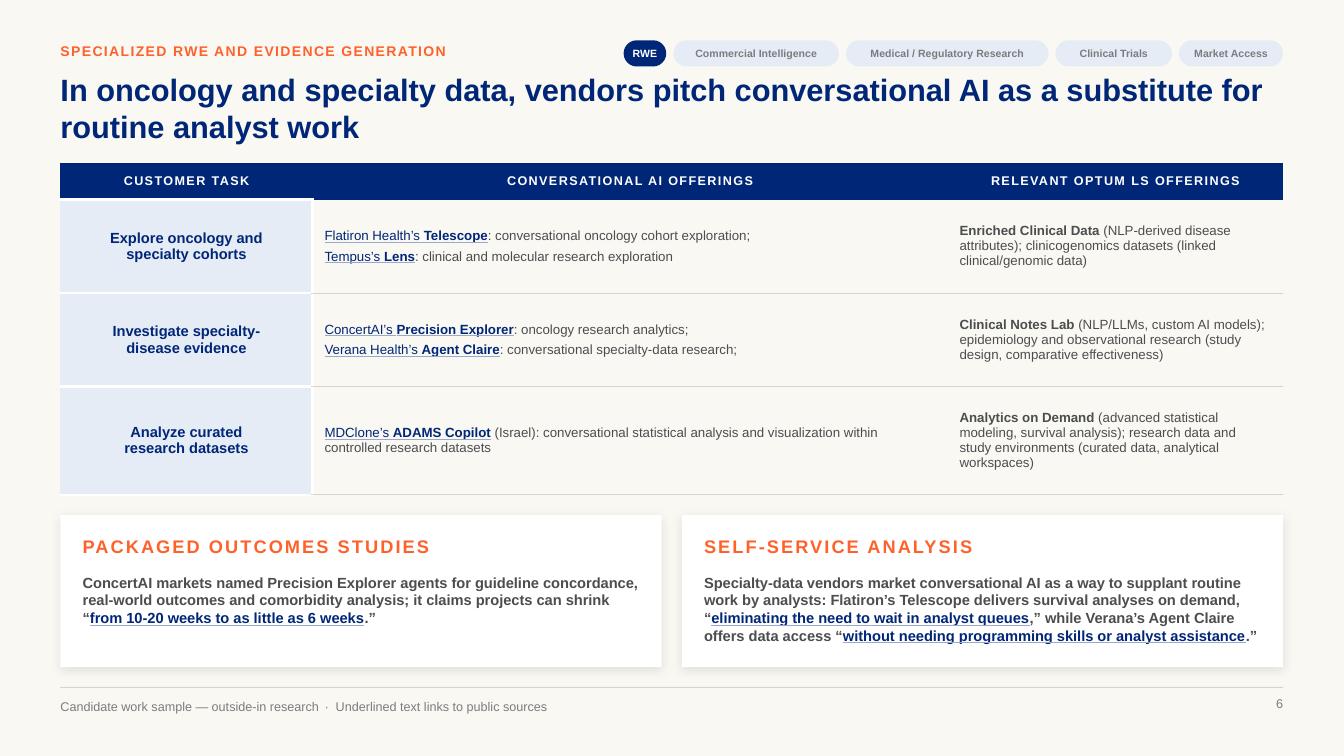
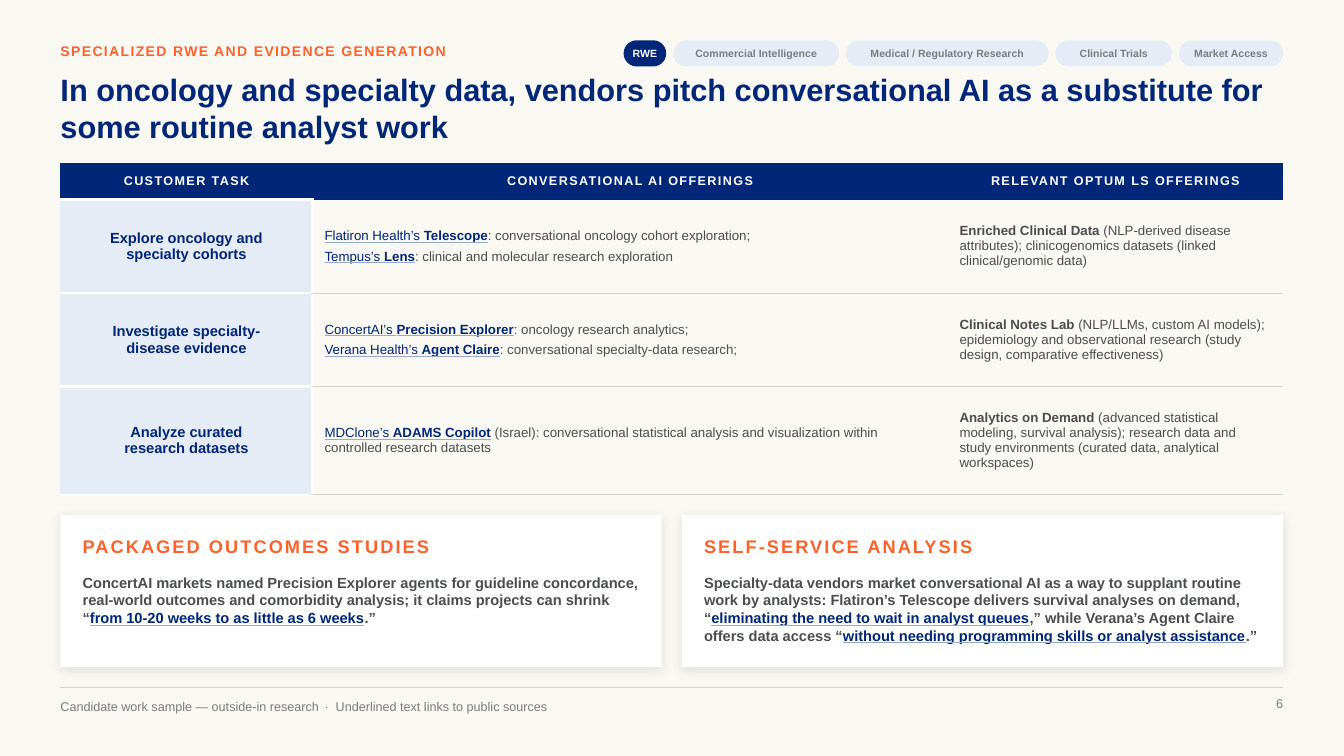
Before and after one commit to marinojt/test, a slide deck: slide 6 of deck/Optum-LS-Conversational-AI-10.16.pptx. Drawn at 1344x756 pixels with LibreOffice and Linux fonts; fonts in the diff are those of the drawing. Boxes give left, top, right and bottom in pixels: in the first picture for what was removed or moved away, otherwise in the second. Text is boxed around its words. In the diff, an @@ line names an element or a change of style, - is before the commit and + after.

```diff
--- a/deck/Optum-LS-Conversational-AI-10.16.pptx
+++ b/deck/Optum-LS-Conversational-AI-10.16.pptx
@@ title at [60, 78, 1263, 143]: text changed @@
-In oncology and specialty data, vendors pitch conversational AI as a substitute for routine analyst work
+In oncology and specialty data, vendors pitch conversational AI as a substitute for some routine analyst work
```
Also in this commit, not shown: 4 other slides changed, 6 other files.
